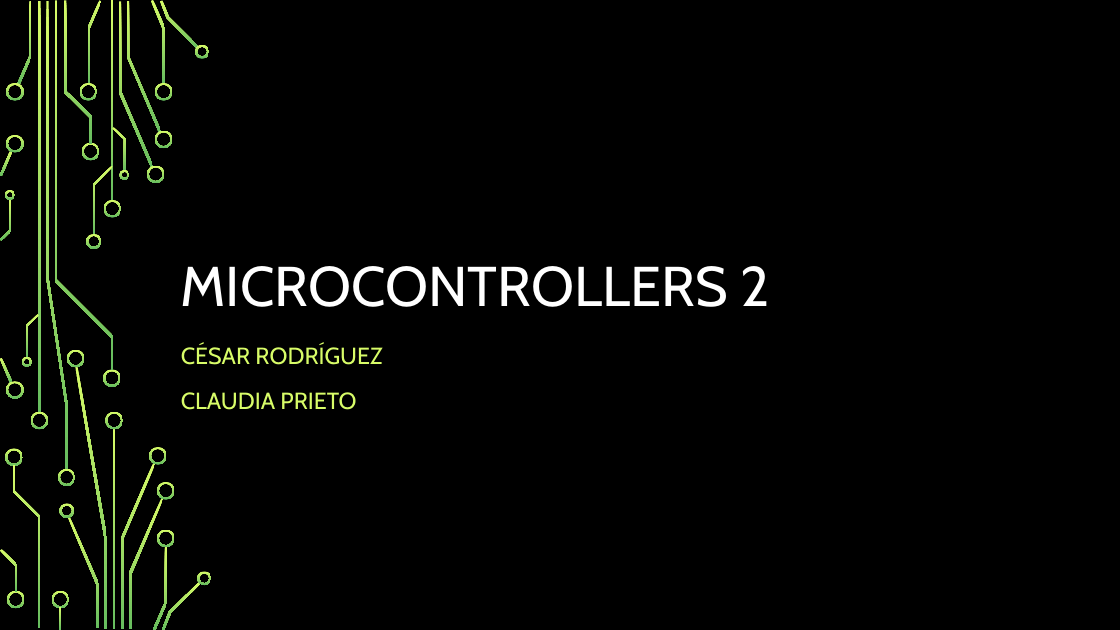
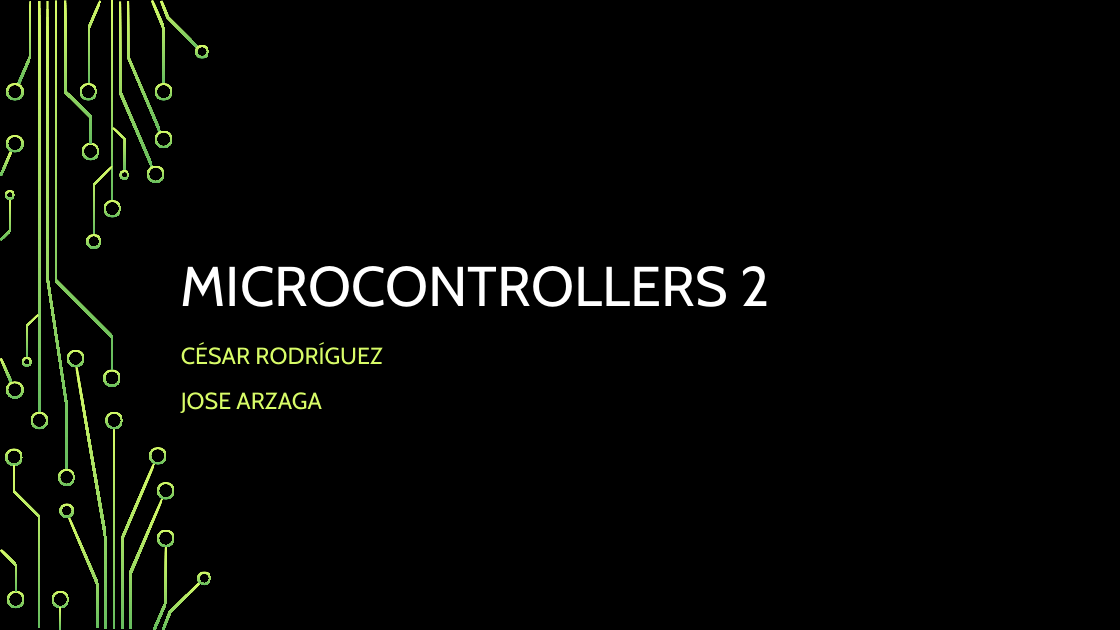
Before and after one commit to ClaudiaPrieto/embedded-systems-track, a slide deck: slide 1 of subjects/Microcontrollers2/Micros_2.pptx. Drawn at 1120x630 pixels with LibreOffice and Linux fonts; fonts in the diff are those of the drawing; background and template pictures are left out. Boxes give left, top, right and bottom in pixels: in the first picture for what was removed or moved away, otherwise in the second. Text is boxed around its words. In the diff, an @@ line names an element or a change of style, - is before the commit and + after.

```diff
--- a/subjects/Microcontrollers2/Micros_2.pptx
+++ b/subjects/Microcontrollers2/Micros_2.pptx
@@ subtitle at <box>181,392,322,413</box>: text changed @@
-CLAUDIA PRIETO
+JOSE ARZAGA
```
Also in this commit, not shown: 1 other slide changed, 2 slides added.
